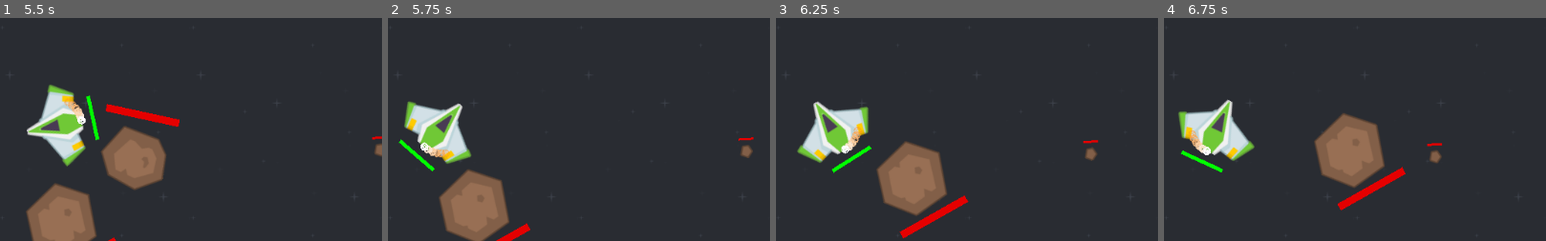
Above: before the commit, frames 1-4 (left to right).
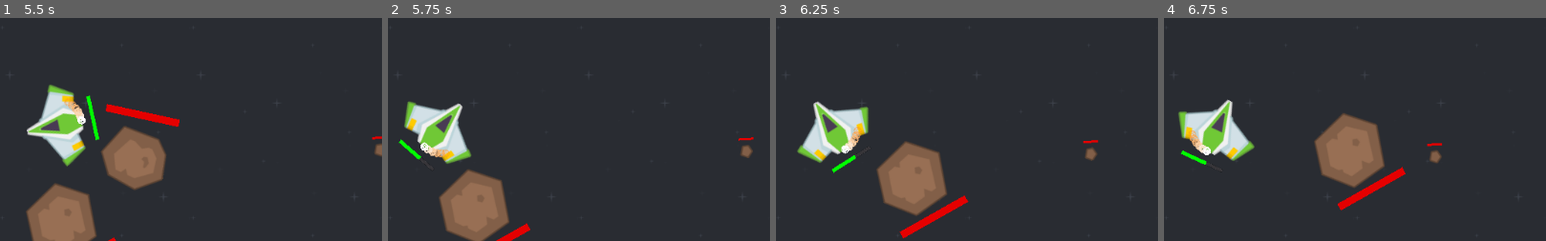
Above: after the commit, the same moments.

Repository: ArcheCraft/SpaceShootingGame
Game: Godot game, scene res://Scenes/MainMenu.tscn
The game is run twice, just before and just after one commit, with the same random seed, the same clock (stepped at 60 frames per second) and the same inputs.
Inputs (mouse positions are % of the whole screen's width and height, from its top left):
- Up to frame 1 (5.5 s): click "Play" at 0.5 s; tap Enter at 1.25 s; move the mouse to (72, 45) at 1.27 s; hold Right (ui_right) 1.28-2.03 s; move the mouse to (30, 55) at 2.02 s; hold Left (ui_left) 2.03-2.78 s; move the mouse to (60, 28) at 2.77 s; hold Right (ui_right) 2.78-3.53 s; move the mouse to (45, 70) at 3.52 s; hold Up (ui_up) 3.53-4.28 s; move the mouse to (80, 65) at 4.27 s; hold Left (ui_left) from 4.28 s (still down); move the mouse to (20, 35) at 5.02 s
- Up to frame 2 (5.75 s): keep holding Left (ui_left)
- Up to frame 3 (6.25 s): keep holding Left (ui_left); move the mouse to (55, 50) at 5.77 s
- Up to frame 4 (6.75 s): move the mouse to (35, 25) at 6.52 s; release Left (ui_left) at 6.53 s; hold Right (ui_right) from 6.53 s (still down)
The pictures show only the part of the screen within x 29-79%, y 17-67%; the shares and areas given below are measured in that part.

Frame 1 is identical in both runs. In frame 2, less than 0.1% of the frame differs, in the area x 8-13%, y 62-69%; in frame 3, less than 0.1%; in frame 4, less than 0.1%.

Commit message:
update files

Diff:
--- a/Scripts/Player.gd
+++ b/Scripts/Player.gd
@@ -27,7 +27,7 @@
 		var laser_instance = laser.instance()
 		laser_instance.transform = transform
 		get_parent().add_child(laser_instance)
-	if regenerate:
+	if regenerate && (Globals.player_health + (Globals.player_regeneration_speed * delta)) < Globals.max_player_health:
 		Globals.player_health += Globals.player_regeneration_speed * delta
 
 	update_health_bar()
